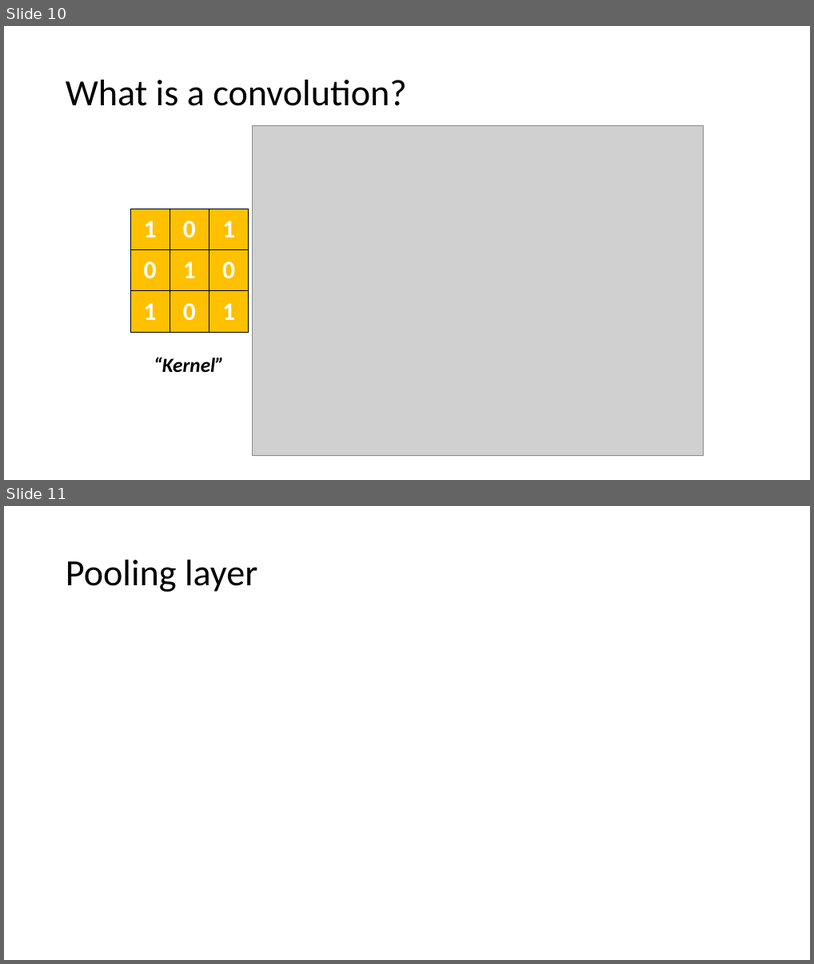
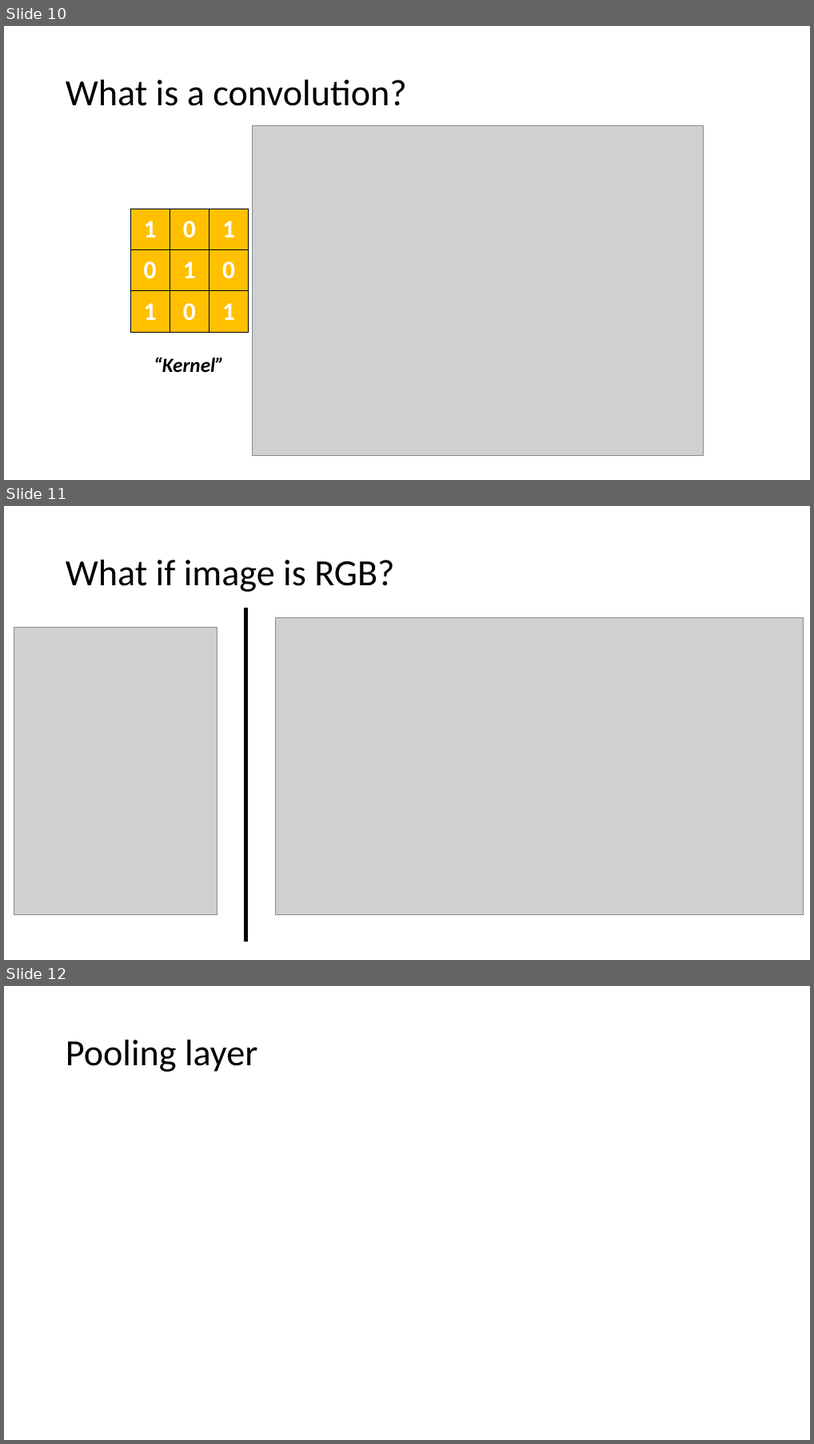
Before and after one commit to MICS-Lab/DeepLearningCourse, a slide deck: Slides_4.pptx. Shown one above the other, each under a label of ours: slides 10 and 11 before the commit, slides 10, 11 and 12 after it. The pictures are 814x964 and 814x1444 pixels, drawn with LibreOffice and Linux fonts; fonts in the diff are those of the drawing; grey boxes stand for pictures. Boxes give left, top, right and bottom in pixels: in the first picture for what was removed or moved away, otherwise in the second. Text is boxed around its words. In the diff, an @@ line names an element or a change of style, - is before the commit and + after.

Commit message:
rgb conv slide

```diff
--- a/Slides_4.pptx
+++ b/Slides_4.pptx
@@ slide 11 added at (4, 506, 810, 960), background #FFFFFF @@
@@ title added at (66, 560, 394, 592), 44 pt, text #000000 @@
+What if image is RGB?
@@ line added from (246, 608) to (246, 941), #000000 4.5 pt @@
@@ picture added at (275, 618, 803, 915) @@
@@ picture added at (14, 627, 217, 915) @@
@@ what was slide 11 is now slide 12 @@
```
